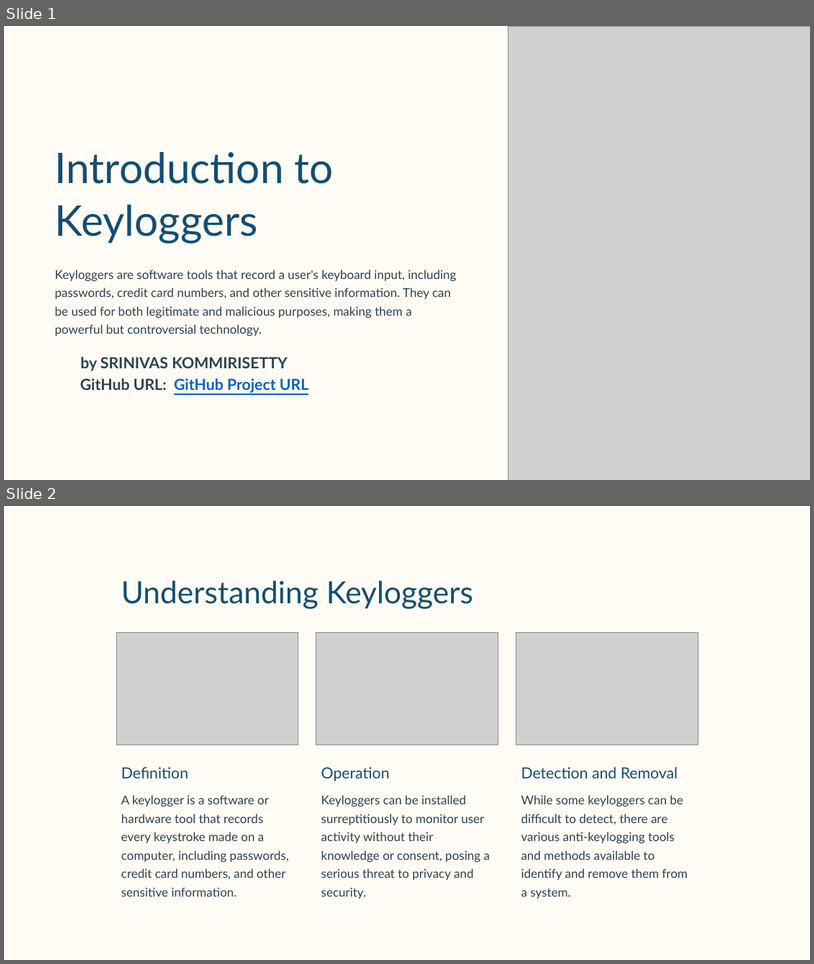
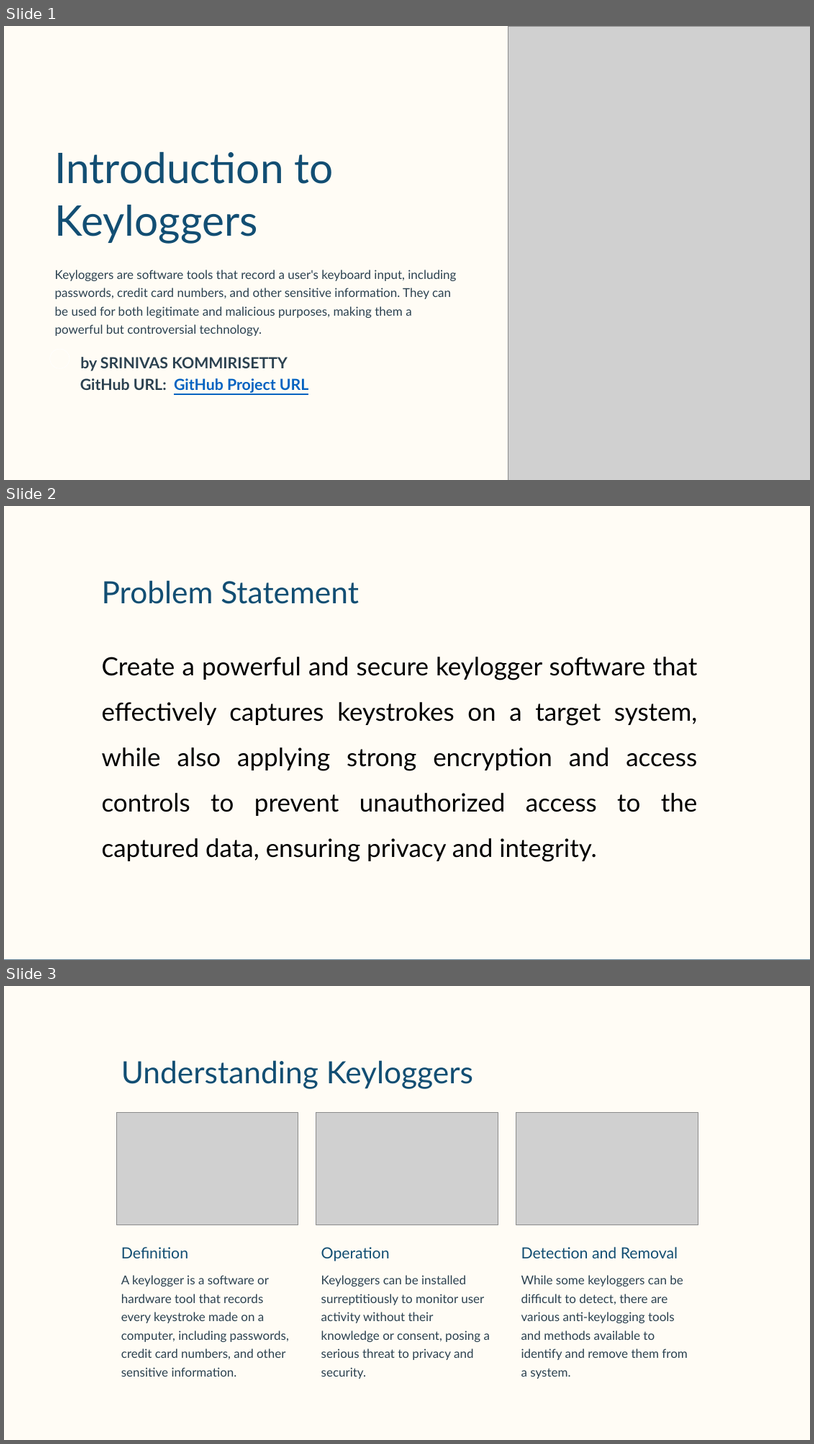
Before and after one commit to srinivas2200030391/APSSDC-Project, a slide deck: Srinivas Project.pptx. Shown one above the other, each under a label of ours: slides 1 and 2 before the commit, slides 1, 2 and 3 after it. The pictures are 814x964 and 814x1444 pixels, drawn with LibreOffice and Linux fonts; fonts in the diff are those of the drawing; grey boxes stand for pictures. Boxes give left, top, right and bottom in pixels: in the first picture for what was removed or moved away, otherwise in the second. Text is boxed around its words. In the diff, an @@ line names an element or a change of style, - is before the commit and + after.

Commit message:
PPT Updated

```diff
--- a/Srinivas Project.pptx
+++ b/Srinivas Project.pptx
@@ slide 2 added at (4,506,810,960), background #FFFFFF @@
@@ rectangle added at (4,506,810,960), fill #50738C @@
@@ rectangle added at (4,506,810,959), fill #FFFCF5 @@
@@ text added at (102,580,359,604), 43.7 pt, text #124E73 @@
+Problem Statement
@@ text added at (102,656,698,862), 36 pt, text #000000 @@
+Create a powerful and secure keylogger software that effectively captures keystrokes on a target system, while also applying strong encryption and access controls to prevent unauthorized access to the captured data, ensuring privacy and integrity.
@@ what was slide 2 is now slide 3 @@
```
Also in this commit, not shown: 1 other file.
